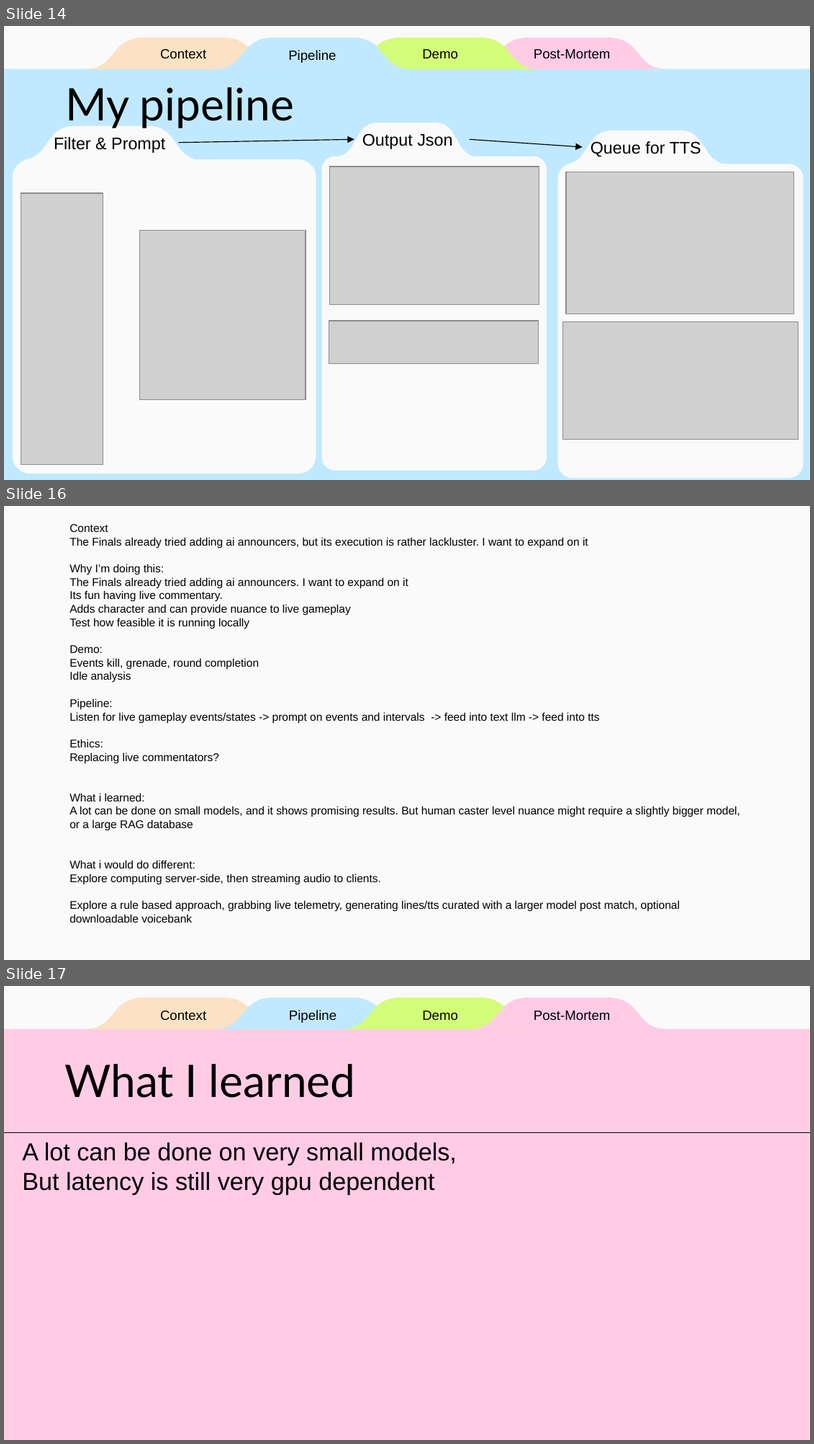
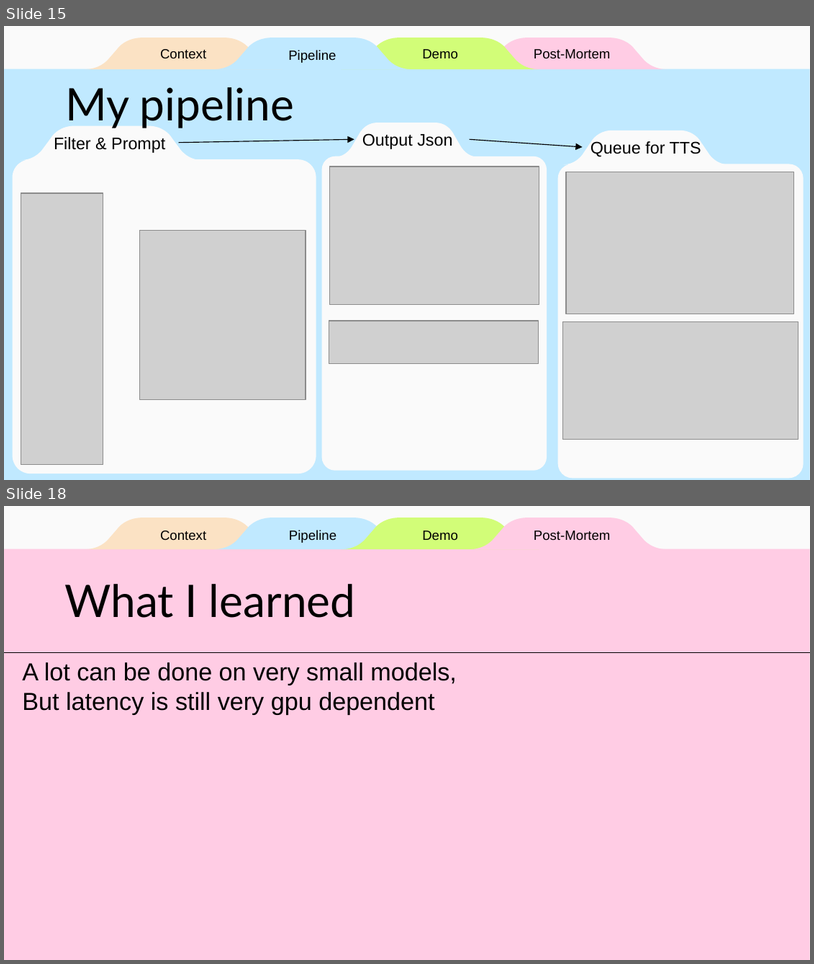
Before and after one commit to dannys0n/OpenCast, a slide deck: Presentation/OpenCast.pptx. Shown one above the other, each under a label of ours: slides 14, 16 and 17 before the commit, slides 15 and 18 after it; the slides between them are not shown. The pictures are 814x1444 and 814x964 pixels, drawn with LibreOffice and Linux fonts; fonts in the diff are those of the drawing; grey boxes stand for pictures. Boxes give left, top, right and bottom in pixels: in the first picture for what was removed or moved away, otherwise in the second. Text is boxed around its words. In the diff, an @@ line names an element or a change of style, - is before the commit and + after.

```diff
--- a/Presentation/OpenCast.pptx
+++ b/Presentation/OpenCast.pptx
@@ slide 16 removed at <box>4,506,810,960</box>, background #FAFAFA @@
@@ text removed at <box>70,524,741,922</box> @@
-Context
-The Finals already tried adding ai announcers, but its execution is rather lackluster. I want to expand on it
-Why I’m doing this:
-The Finals already tried adding ai announcers. I want to expand on it
-Its fun having live commentary.
-Adds character and can provide nuance to live gameplay
-Test how feasible it is running locally
-Demo:
-Events kill, grenade, round completion
-Idle analysis
-Pipeline:
-Listen for live gameplay events/states -> prompt on events and intervals -> feed into text llm -> feed into tts
-Ethics:
-Replacing live commentators?
-What i learned:
-A lot can be done on small models, and it shows promising results. But human caster level nuance might require a slightly bigger model, or a large RAG database
-What i would do different:
-Explore computing server-side, then streaming audio to clients.
-Explore a rule based approach, grabbing live telemetry, generating lines/tts curated with a larger model post match, optional downloadable voicebank
@@ what was slide 14 is now slide 15 @@
@@ what was slide 17 is now slide 18 @@
```
Also in this commit, not shown: 5 slides changed, 3 slides added.
